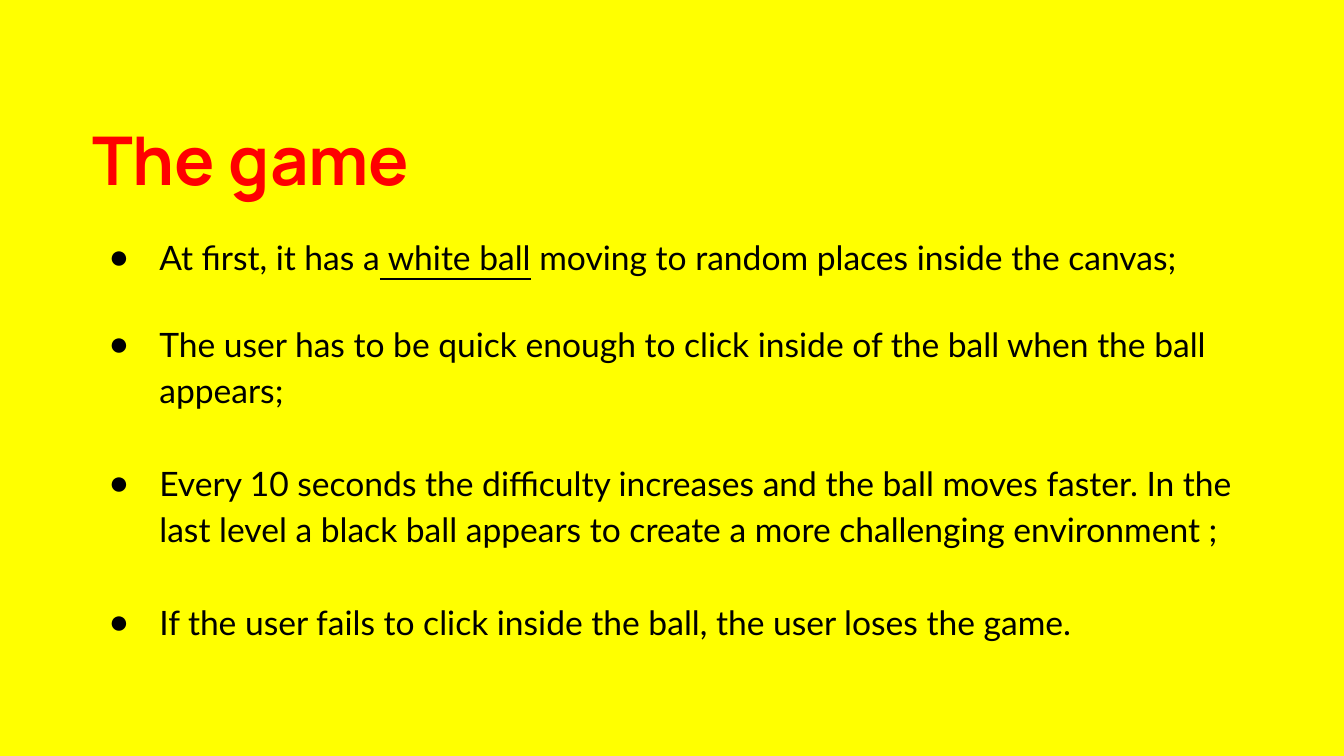
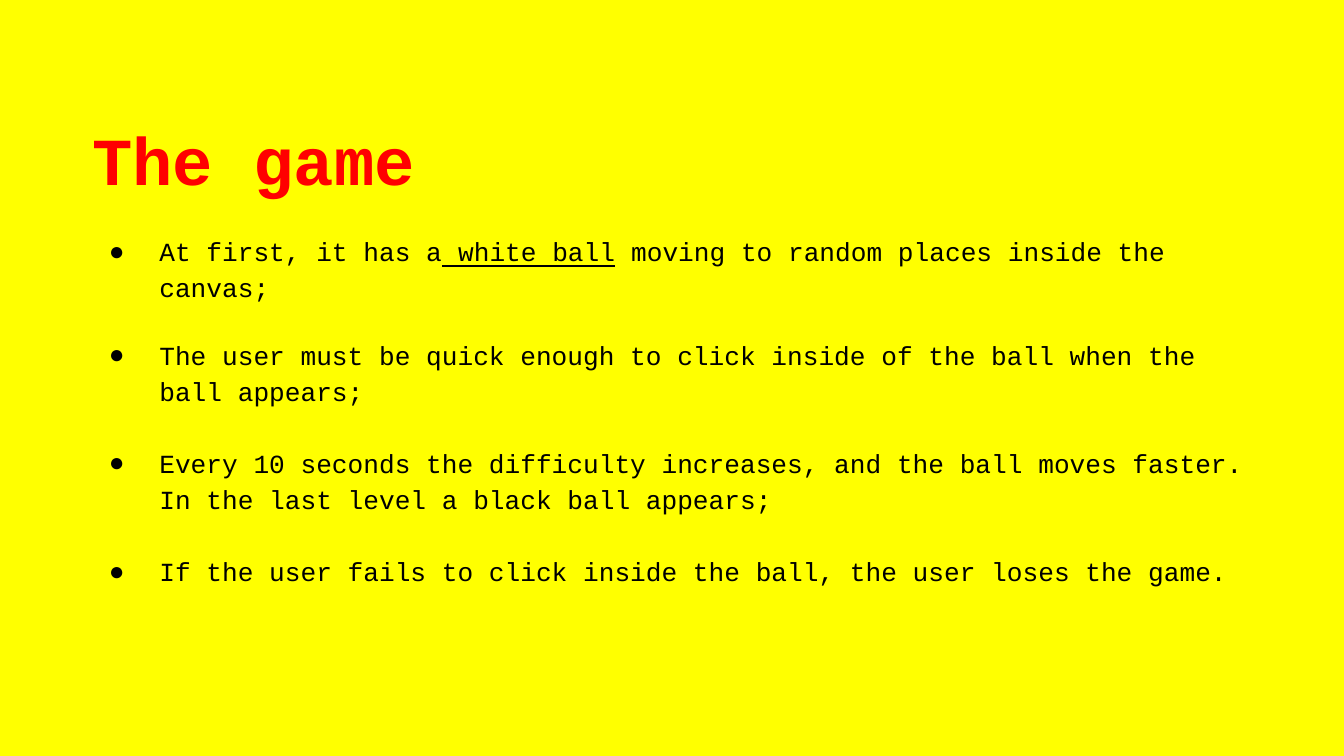
Before and after one commit to ritamak/stress-ball, a slide deck: slide 2 of stress_ball.pptx. Drawn at 1344x756 pixels with LibreOffice and Linux fonts; fonts in the diff are those of the drawing. Boxes give left, top, right and bottom in pixels: in the first picture for what was removed or moved away, otherwise in the second. Text is boxed around its words. In the diff, an @@ line names an element or a change of style, - is before the commit and + after.

```diff
--- a/stress_ball.pptx
+++ b/stress_ball.pptx
@@ title "The game" at bbox=[92, 136, 414, 200]: font Manrope to Courier New @@
@@ title at bbox=[159, 243, 1226, 587]: size 18 to 14 pt, font Lato to Courier New in "At first, it has a white ball ...", "If the user fails to click inside ..." @@
@@ title at bbox=[159, 347, 1242, 515]: text changed; size 18 to 14 pt; font Lato to Courier New @@
-● The user has to be quick enough to click inside of the ball when the ball appears;
-● Every 10 seconds the difficulty increases and the ball moves faster. In the last level a black ball appears to create a more challenging environment ;
+● The user must be quick enough to click inside of the ball when the ball appears;
+● Every 10 seconds the difficulty increases, and the ball moves faster. In the last level a black ball appears;
```
Also in this commit, not shown: 3 other slides changed, 1 other file.
